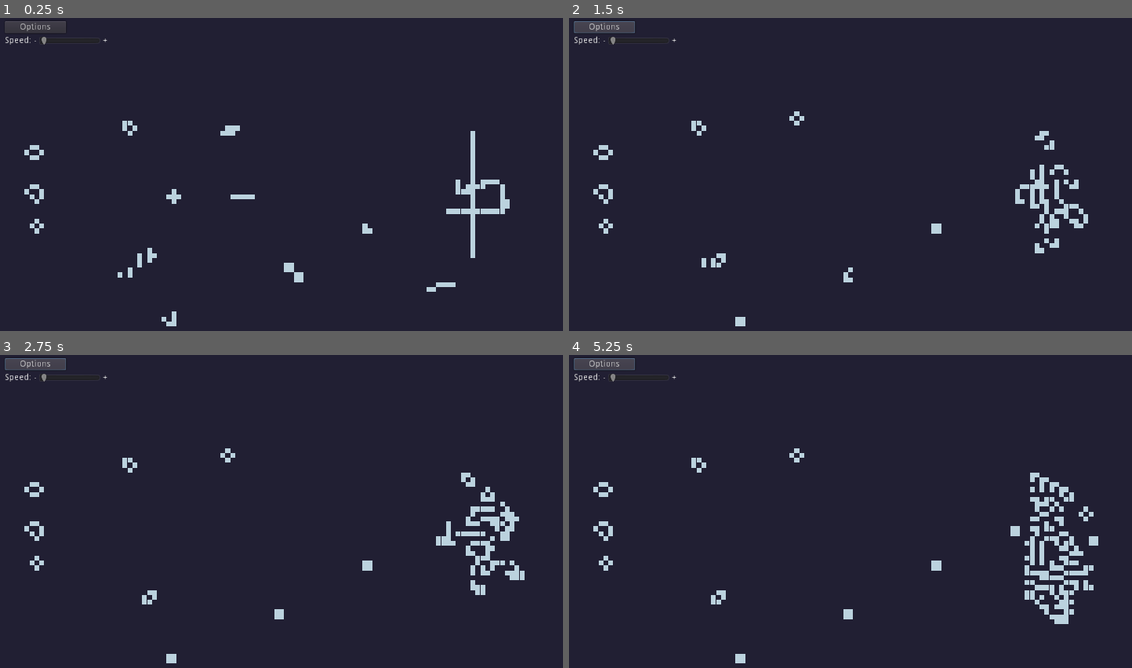
Above: before the commit, frames 1-4 (two rows, left to right).
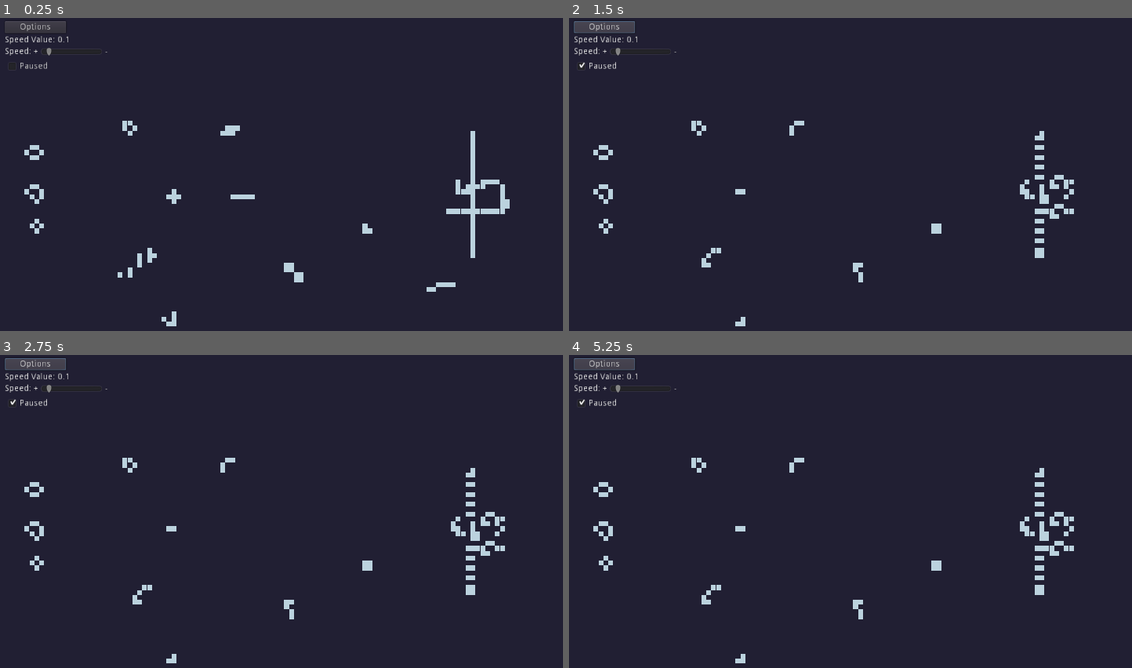
Above: after the commit, the same moments.

Repository: zMenta/Godot-Game-of-Life
Game: Godot game, scene res://main/Main.tscn
The game is run twice, just before and just after one commit, with the same random seed, the same clock (stepped at 60 frames per second) and the same inputs.
Inputs (mouse positions are in pixels of both pictures, inside the frame that each line leads up to):
- Up to frame 1 (0.25 s): no input
- Up to frame 2 (1.5 s): click (625, 64) at 0.5 s, where only the run after the commit has a clickable "Paused"; click "Options" at 1.25 s
- Up to frame 3 (2.75 s): no input
- Up to frame 4 (5.25 s): no input

The runs differ from the first frame. In frame 1, 0.2% of the frame differs, in the area x 0-20%, y 5-17%; in frame 2, 1.8%; in frame 3, 2.2%; in frame 4, 2.9%, in the area x 0-95%, y 5-97%.

Commit message:
basic interface with speed slider and pause button

Diff:
--- a/Game of Life/interface/Interface.gd
+++ b/Game of Life/interface/Interface.gd
@@ -1,9 +1,19 @@
 extends Control
 
 signal speed_changed(value)
+signal pause_mode_changed(value)
 
 onready var speed_slider : HSlider = $"%SpeedSlider"
+onready var speed_value : Label = $"%SpeedValue"
 
+
+func _ready() -> void:
+	_on_SpeedSlider_value_changed(speed_slider.value)
 
 func _on_SpeedSlider_value_changed(value: float) -> void:
 	emit_signal("speed_changed", value)
+	speed_value.text = "Speed Value: " + str(value)
+
+
+func _on_PauseButton_toggled(button_pressed: bool) -> void:
+	emit_signal("pause_mode_changed", button_pressed)
--- a/Game of Life/interface/Interface.tscn
+++ b/Game of Life/interface/Interface.tscn
@@ -33,28 +33,46 @@
 anchor_right = 1.0
 anchor_bottom = 1.0
 
+[node name="SpeedValue" type="Label" parent="MarginContainer/HeaderContainer/Options/ContentContainer"]
+unique_name_in_owner = true
+margin_right = 168.0
+margin_bottom = 14.0
+text = "Speed Value:"
+
 [node name="SpeedContainer" type="HBoxContainer" parent="MarginContainer/HeaderContainer/Options/ContentContainer"]
+margin_top = 18.0
 margin_right = 168.0
-margin_bottom = 16.0
+margin_bottom = 34.0
 
 [node name="Label" type="Label" parent="MarginContainer/HeaderContainer/Options/ContentContainer/SpeedContainer"]
 margin_top = 1.0
-margin_right = 52.0
+margin_right = 55.0
 margin_bottom = 15.0
-text = "Speed: -"
+text = "Speed: +"
 
 [node name="SpeedSlider" type="HSlider" parent="MarginContainer/HeaderContainer/Options/ContentContainer/SpeedContainer"]
 unique_name_in_owner = true
-margin_left = 56.0
-margin_right = 156.0
+margin_left = 59.0
+margin_right = 159.0
 margin_bottom = 16.0
 rect_min_size = Vector2( 100, 0 )
+min_value = 0.01
+max_value = 1.5
+step = 0.01
+value = 0.1
 
 [node name="Label2" type="Label" parent="MarginContainer/HeaderContainer/Options/ContentContainer/SpeedContainer"]
-margin_left = 160.0
+margin_left = 163.0
 margin_top = 1.0
 margin_right = 168.0
 margin_bottom = 15.0
-text = "+"
+text = "-"
+
+[node name="PauseButton" type="CheckBox" parent="MarginContainer/HeaderContainer/Options/ContentContainer"]
+margin_top = 38.0
+margin_right = 168.0
+margin_bottom = 62.0
+text = "Paused"
 
 [connection signal="value_changed" from="MarginContainer/HeaderContainer/Options/ContentContainer/SpeedContainer/SpeedSlider" to="." method="_on_SpeedSlider_value_changed"]
+[connection signal="toggled" from="MarginContainer/HeaderContainer/Options/ContentContainer/PauseButton" to="." method="_on_PauseButton_toggled"]
--- a/Game of Life/main/Main.gd
+++ b/Game of Life/main/Main.gd
@@ -6,3 +6,4 @@
 
 func _ready() -> void:
 	interface.connect("speed_changed", map, "_on_SpeedSlider_value_change")
+	interface.connect("pause_mode_changed", map, "_on_PauseButton_value_changed")
--- a/Game of Life/map/Map.gd
+++ b/Game of Life/map/Map.gd
@@ -1,6 +1,6 @@
 extends TileMap
 
-onready var generation_timer := $NewGenerationTimer
+onready var generation_timer : Timer = $NewGenerationTimer
 
 # Map size enum
 # map size is 128x75 cells
@@ -54,4 +54,11 @@
 
 
 func _on_SpeedSlider_value_change(value: float) -> void:
-	print(value)
+	generation_timer.wait_time = value
+	generation_timer.start(value)
+
+func _on_PauseButton_value_changed(paused: bool) -> void:
+	if paused:
+		generation_timer.stop()
+	else:
+		generation_timer.start()
